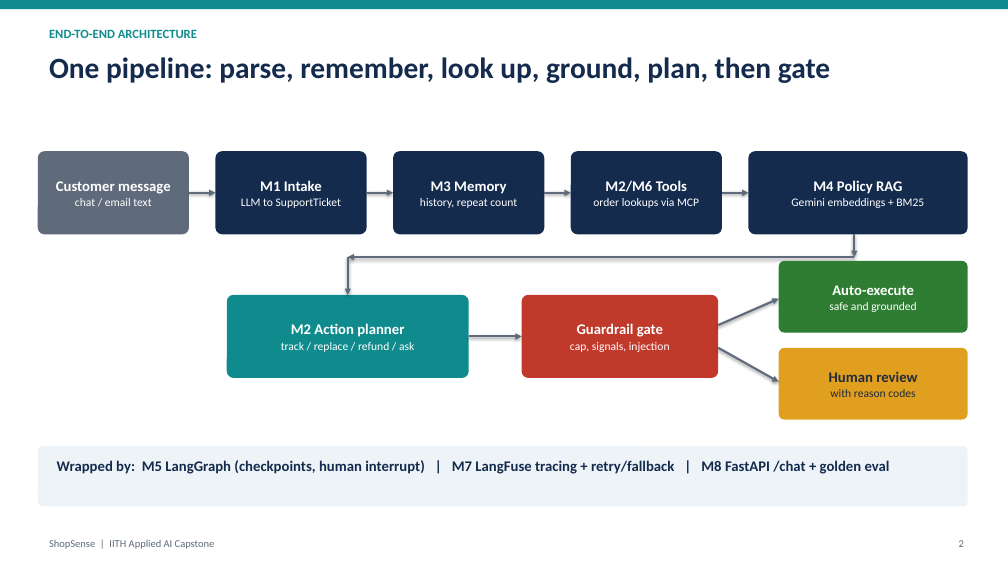
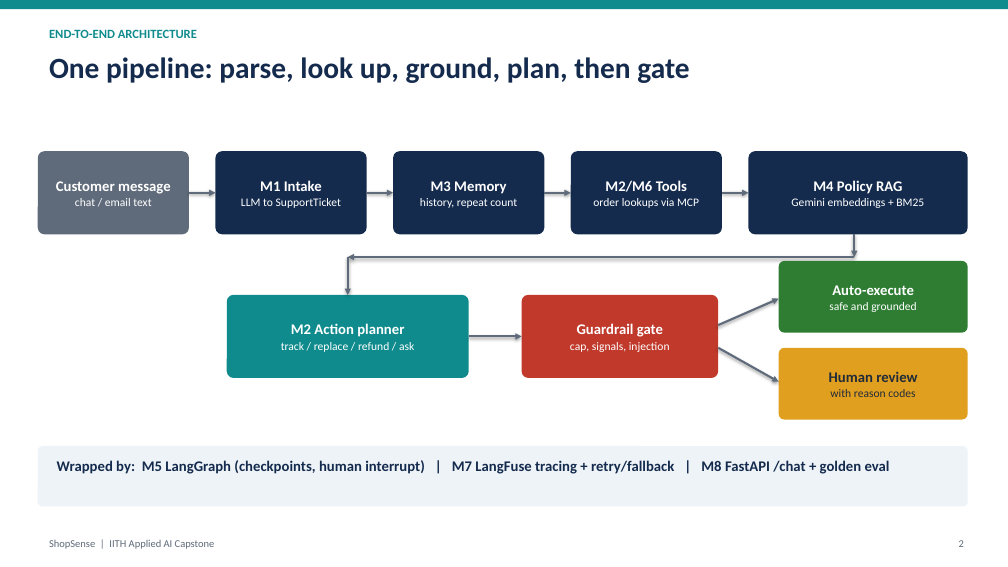
Before and after one commit to abhraj786/iith-ai-capstone-shopsense, a slide deck: slide 2 of docs/deck/iith-ai-capstone-shopsense.pptx. Drawn at 1008x567 pixels with LibreOffice and Linux fonts; fonts in the diff are those of the drawing. Boxes give left, top, right and bottom in pixels: in the first picture for what was removed or moved away, otherwise in the second. Text is boxed around its words. In the diff, an @@ line names an element or a change of style, - is before the commit and + after.

```diff
--- a/docs/deck/iith-ai-capstone-shopsense.pptx
+++ b/docs/deck/iith-ai-capstone-shopsense.pptx
@@ text at (49,57,689,83): text changed @@
-One pipeline: parse, remember, look up, ground, plan, then gate
+One pipeline: parse, look up, ground, plan, then gate
```
Also in this commit, not shown: 5 other slides changed, 1 other file.
